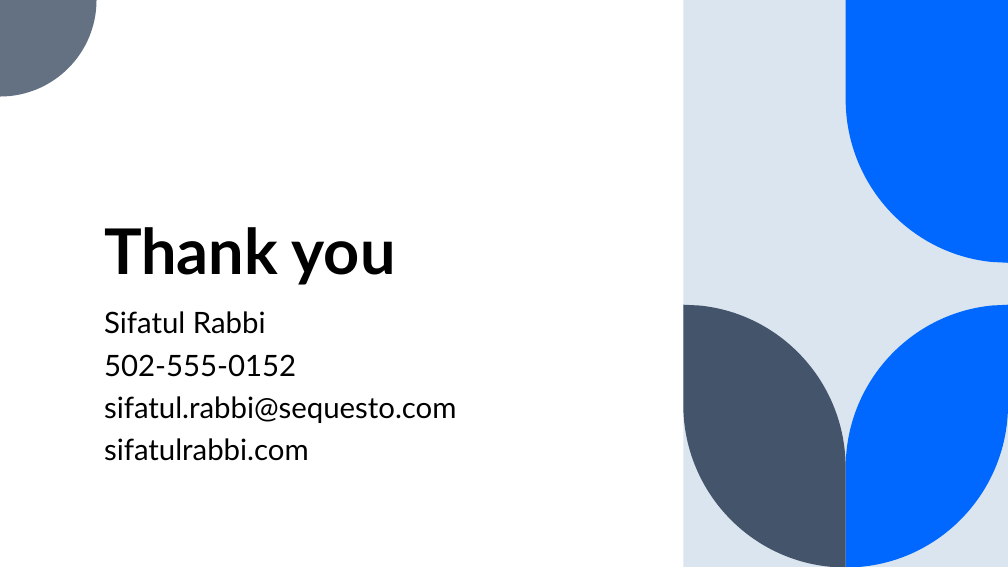
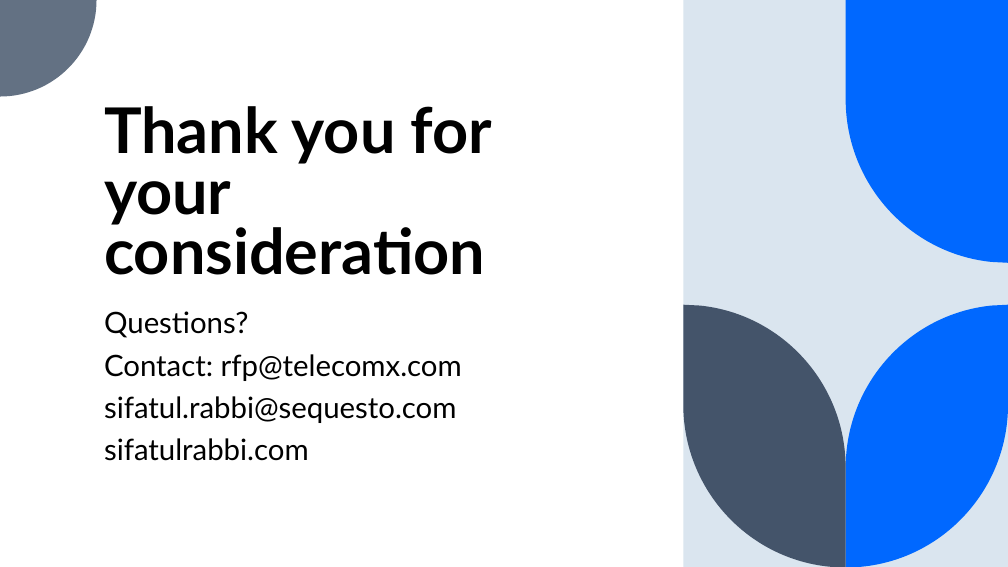
Before and after one commit to sifatulrabbi/learn-csharp-openxml, a slide deck: slide 13 of test-files/universal-presentation-fdsfa3432412f.pptx. Drawn at 1008x567 pixels with LibreOffice and Linux fonts; fonts in the diff are those of the drawing. Boxes give left, top, right and bottom in pixels: in the first picture for what was removed or moved away, otherwise in the second. Text is boxed around its words. In the diff, an @@ line names an element or a change of style, - is before the commit and + after.

```diff
--- a/test-files/universal-presentation-fdsfa3432412f.pptx
+++ b/test-files/universal-presentation-fdsfa3432412f.pptx
@@ title at (104, 106, 492, 275): text changed @@
-Thank you
+Thank you for your consideration
@@ subtitle at (104, 311, 462, 381): text changed @@
-Sifatul Rabbi
-502-555-0152
+Questions?
+Contact: rfp@telecomx.com
```
Also in this commit, not shown: 12 other slides changed, 3 other files.
